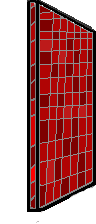
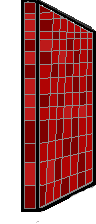
Layers edited between the first and the second 96×224 image:
painted on "Arrière-plan" over [21, 0, 36, 212]
